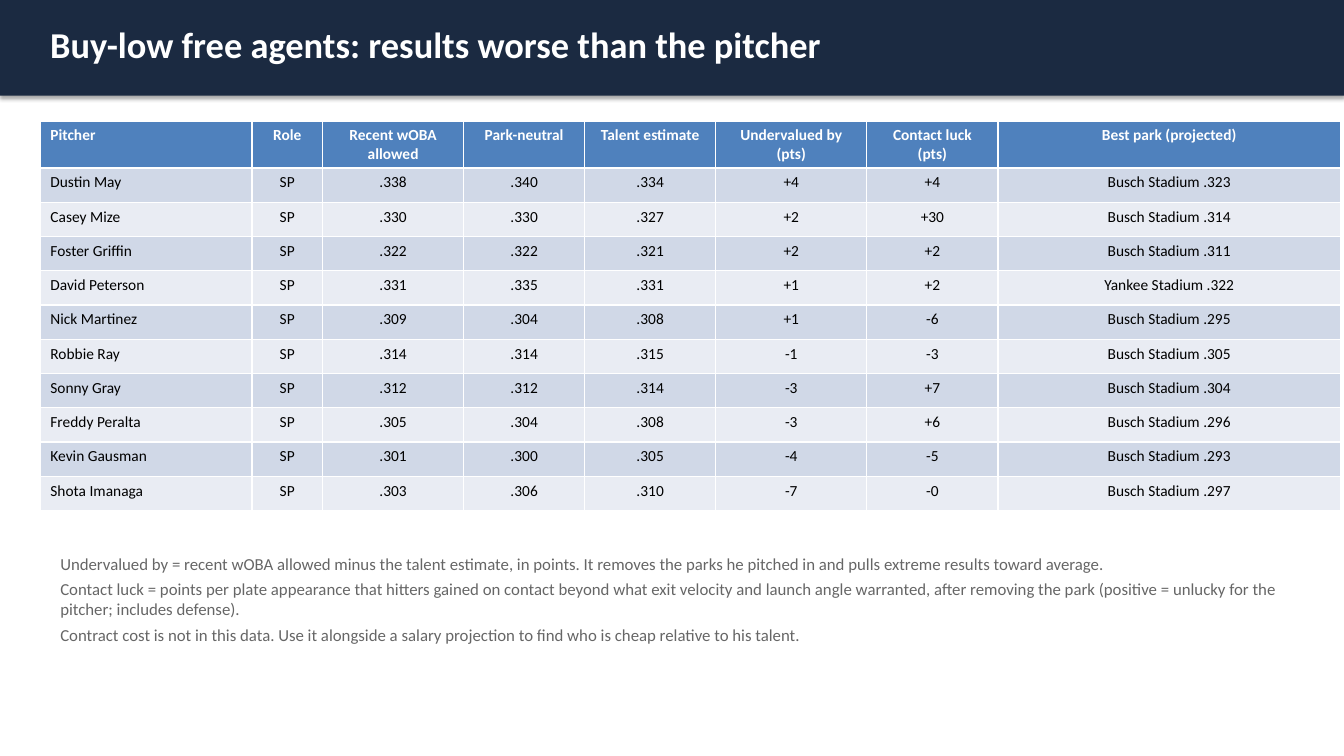
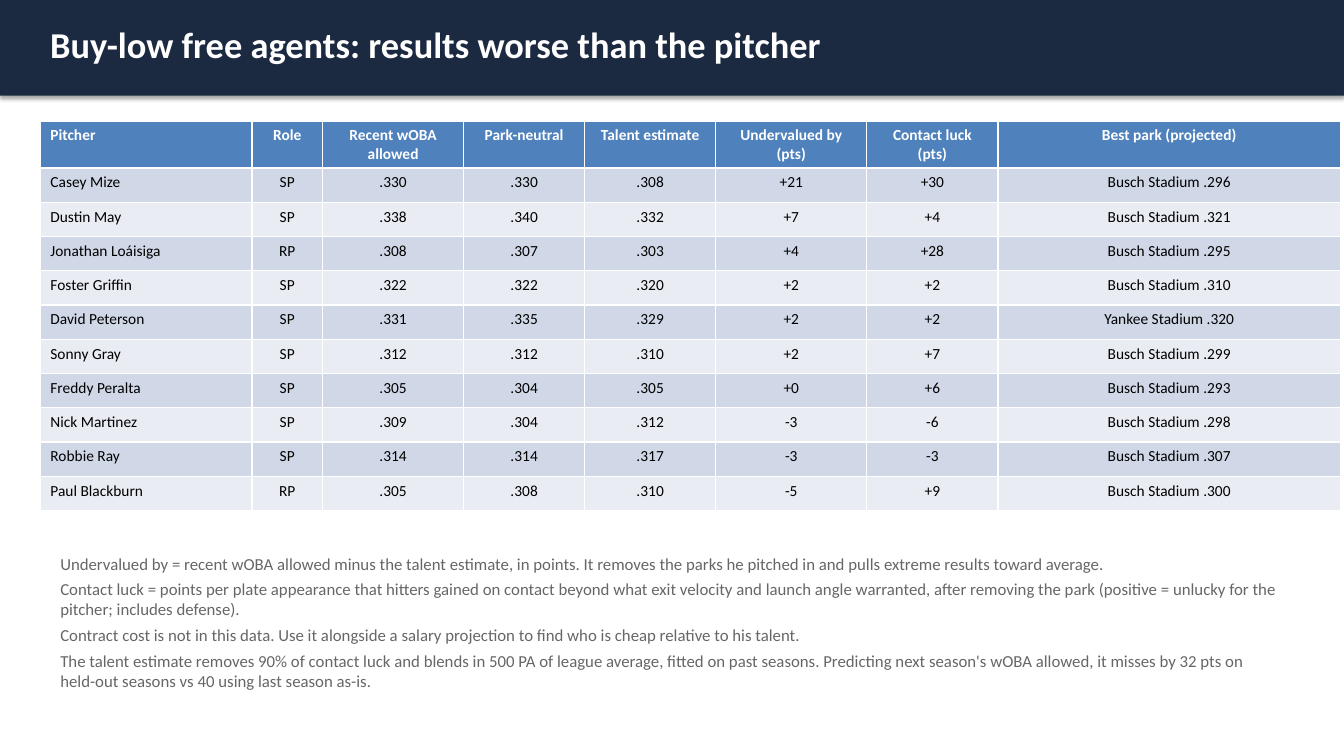
Before and after one commit to jpascarella17/ballpark-pitch-fit, a slide deck: slide 6 of slides/ballpark_pitch_fit.pptx. Drawn at 1344x756 pixels with LibreOffice and Linux fonts; fonts in the diff are those of the drawing. Boxes give left, top, right and bottom in pixels: in the first picture for what was removed or moved away, otherwise in the second. Text is boxed around its words. In the diff, an @@ line names an element or a change of style, - is before the commit and + after.

Commit message:
Add calibrated talent estimate and buy-low screen

```diff
--- a/slides/ballpark_pitch_fit.pptx
+++ b/slides/ballpark_pitch_fit.pptx
@@ table at box(40, 121, 1341, 500) @@
-row 2: Dustin May | SP | .338 | .340 | .334 | +4 | +4 | Busch Stadium .323
+row 2: Casey Mize | SP | .330 | .330 | .308 | +21 | +30 | Busch Stadium .296
-row 3: Casey Mize | SP | .330 | .330 | .327 | +2 | +30 | Busch Stadium .314
+row 3: Dustin May | SP | .338 | .340 | .332 | +7 | +4 | Busch Stadium .321
-row 4: Foster Griffin | SP | .322 | .322 | .321 | +2 | +2 | Busch Stadium .311
+row 4: Jonathan Loáisiga | RP | .308 | .307 | .303 | +4 | +28 | Busch Stadium .295
-row 5: David Peterson | SP | .331 | .335 | .331 | +1 | +2 | Yankee Stadium .322
+row 5: Foster Griffin | SP | .322 | .322 | .320 | +2 | +2 | Busch Stadium .310
-row 6: Nick Martinez | SP | .309 | .304 | .308 | +1 | -6 | Busch Stadium .295
+row 6: David Peterson | SP | .331 | .335 | .329 | +2 | +2 | Yankee Stadium .320
-row 7: Robbie Ray | SP | .314 | .314 | .315 | -1 | -3 | Busch Stadium .305
+row 7: Sonny Gray | SP | .312 | .312 | .310 | +2 | +7 | Busch Stadium .299
-row 8: Sonny Gray | SP | .312 | .312 | .314 | -3 | +7 | Busch Stadium .304
+row 8: Freddy Peralta | SP | .305 | .304 | .305 | +0 | +6 | Busch Stadium .293
-row 9: Freddy Peralta | SP | .305 | .304 | .308 | -3 | +6 | Busch Stadium .296
+row 9: Nick Martinez | SP | .309 | .304 | .312 | -3 | -6 | Busch Stadium .298
-row 10: Kevin Gausman | SP | .301 | .300 | .305 | -4 | -5 | Busch Stadium .293
+row 10: Robbie Ray | SP | .314 | .314 | .317 | -3 | -3 | Busch Stadium .307
-row 11: Shota Imanaga | SP | .303 | .306 | .310 | -7 | -0 | Busch Stadium .297
+row 11: Paul Blackburn | RP | .305 | .308 | .310 | -5 | +9 | Busch Stadium .300
@@ text at box(60, 655, 1243, 690): paragraph added @@
+The talent estimate removes 90% of contact luck and blends in 500 PA of league average, fitted on past seasons. Predicting next season's wOBA allowed, it misses by 32 pts on held-out seasons vs 40 using last season as-is.
```
Also in this commit, not shown: 30 other slides changed, 20 other files.
